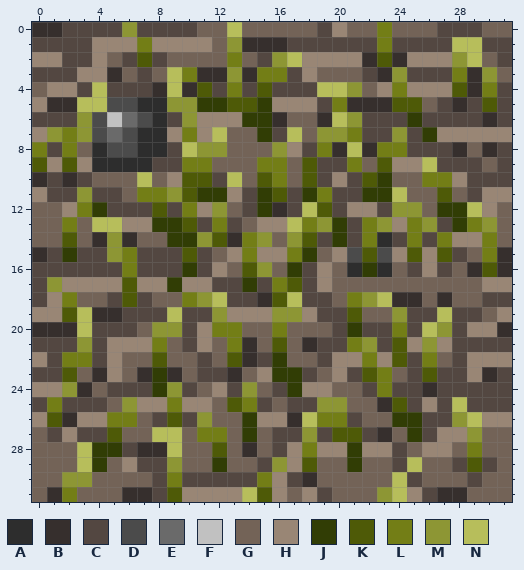
Pixel-art sprite, stored at img/tiles/plains_3.png. The picture above was drawn from the file before the commit.
The file is 32x32 pixels. Colours within 5 levels of each other are drawn and written as one.
Palette (. is transparent): A #2d2d2d  B #362f2d  C #534741  D #4b4b4b  E #6a6a6a  F #c1c1c1  G #736357  H #998675  J #313d05  K #4e5a07  L #737e16  M #8d9634  N #b7be5b
The result:
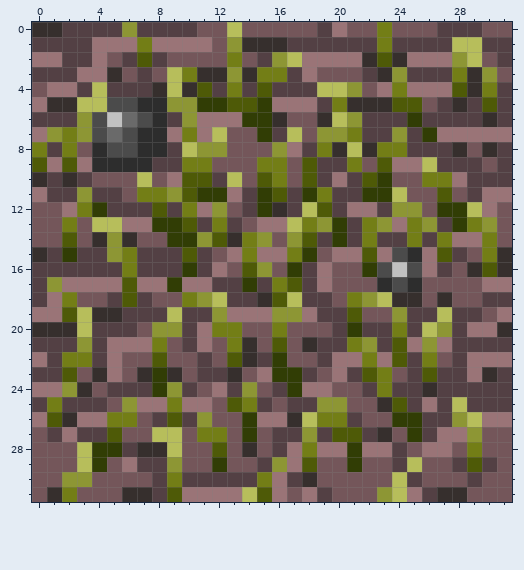
What changed:
Colour C changes from #534741 to #534044.
Colour G changes from #736357 to #74565a.
Colour H changes from #998675 to #9a7477.
The author changed colour G to colour A in row 17 at x 23 and 25.
The author changed colour K to colour A in row 15 at x 25.
The author changed colour A to colour C in row 14 at x 23.
The author changed colour A to colour D in row 16 at x 23.
The author changed colour C to colour D in row 16 at x 25.
The author changed colour G to colour D in row 17 at x 24.
The author changed colour H to colour D in row 15 at x 24.
The author changed colour G to colour F in row 16 at x 24.
The author changed colour A to colour G in row 16 at x 21.
The author changed colour D to colour H in row 15 at x 21 and 23.
